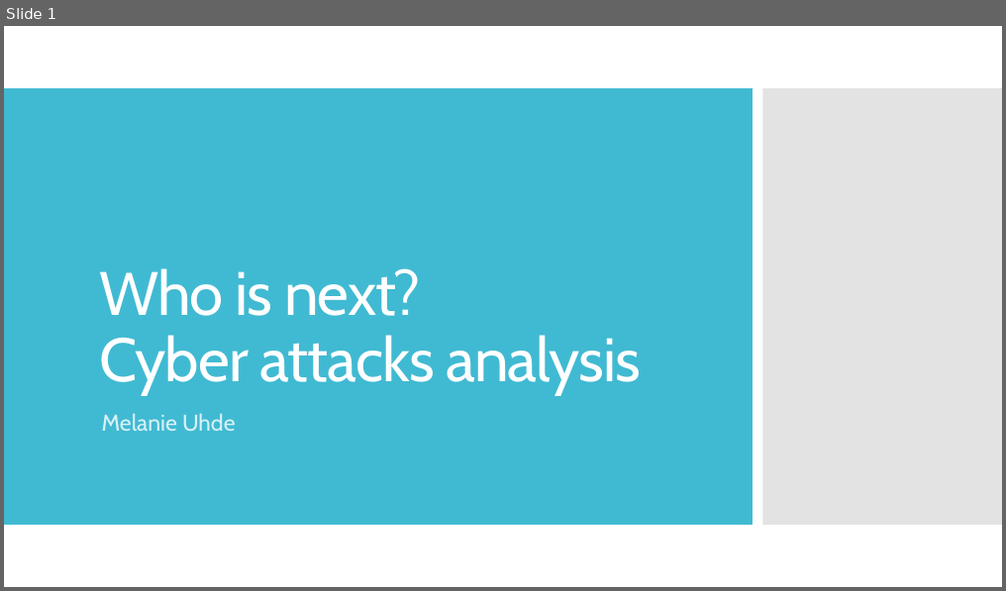
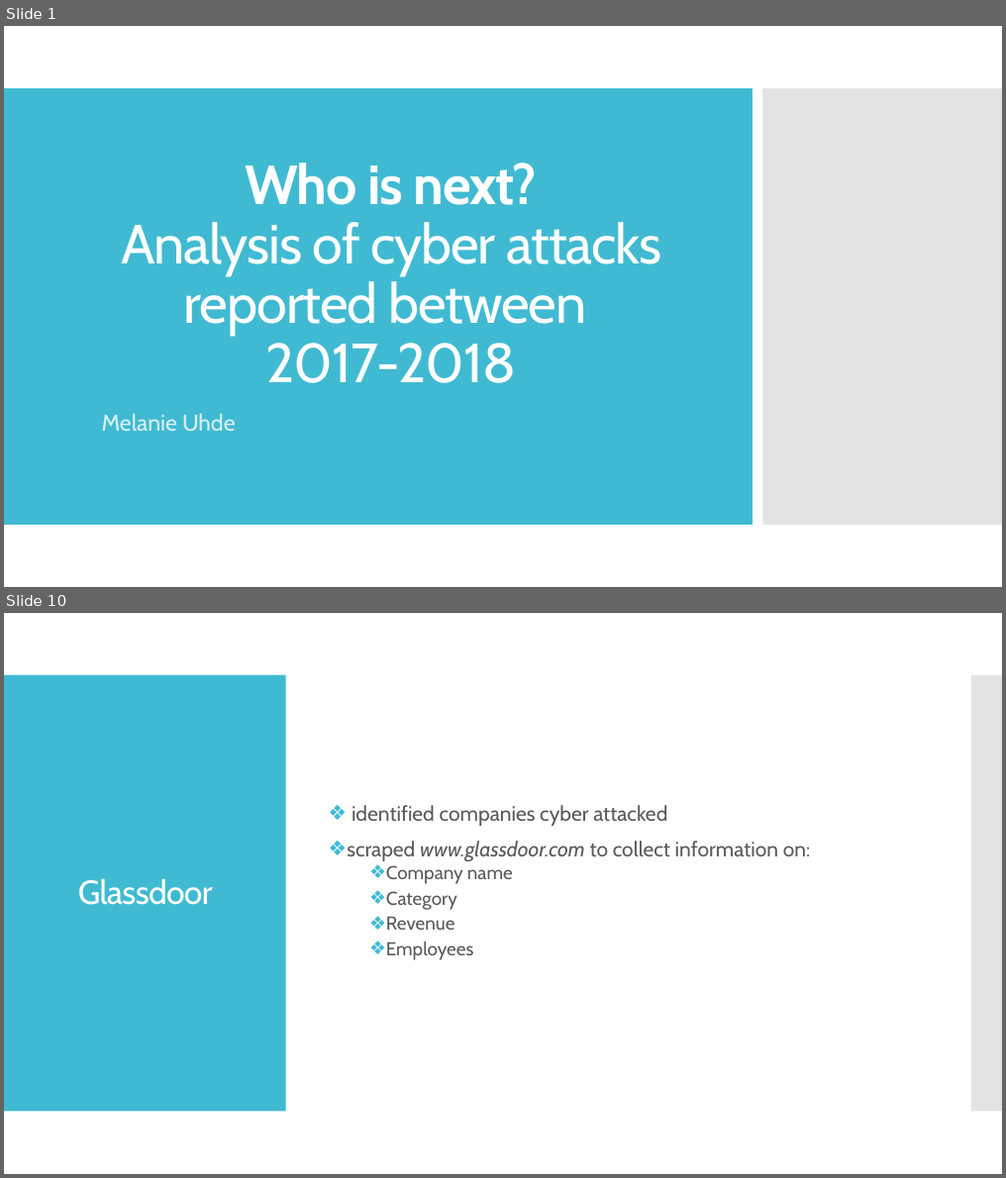
Before and after one commit to MelanieU/cyberattacks_in_healthcare, a slide deck: Analysis/hackmageddon_presentation.pptx. Shown one above the other, each under a label of ours: slide 1 before the commit, slides 1 and 10 after it; the slides between them are not shown. The pictures are 1006x591 and 1006x1178 pixels, drawn with LibreOffice and Linux fonts; fonts in the diff are those of the drawing. Boxes give left, top, right and bottom in pixels: in the first picture for what was removed or moved away, otherwise in the second. Text is boxed around its words. In the diff, an @@ line names an element or a change of style, - is before the commit and + after.

```diff
--- a/Analysis/hackmageddon_presentation.pptx
+++ b/Analysis/hackmageddon_presentation.pptx
@@ slide 10 added at (x1=4, y1=613, x2=1002, y2=1174), background #FFFFFF @@
@@ rectangle added at (x1=4, y1=675, x2=286, y2=1112), fill #40BAD2 @@
@@ rectangle added at (x1=971, y1=675, x2=1002, y2=1112), fill #C8C8C8 at 50% opacity @@
@@ text added at (x1=347, y1=805, x2=811, y2=960), 20 pt, text #595959 @@
+❖ identified companies cyber attacked
+❖ scraped www.glassdoor.com to collect information on:
+  ❖ Company name
+  ❖ Category
+  ❖ Revenue
+  ❖ Employees
@@ title added at (x1=78, y1=879, x2=213, y2=905), 32 pt, text #FFFFFF @@
+Glassdoor
@@ slide 1 changed as well @@
@@ title at (x1=121, y1=163, x2=662, y2=383): text changed; size 59 to 53.1 pt @@
-Who is next?
-Cyber attacks analysis
+Who is next?
+Analysis of cyber attacks reported between
+2017-2018
```
Also in this commit, not shown: 11 other slides added, 6 slides removed.
